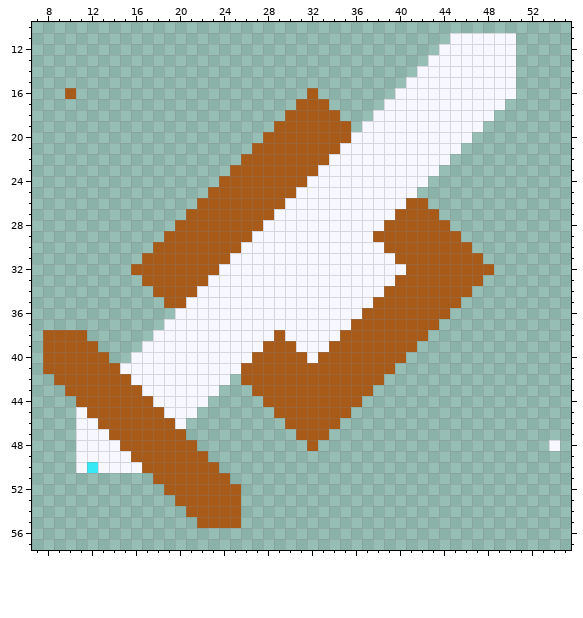
Two states of a pixel-art file, game/assets/source/original_procedural/impact_slash.aseprite. That is the earlier state.
64x64 pixels, 1 frame. Shown: x 7..55, y 10..57.
After the commit:
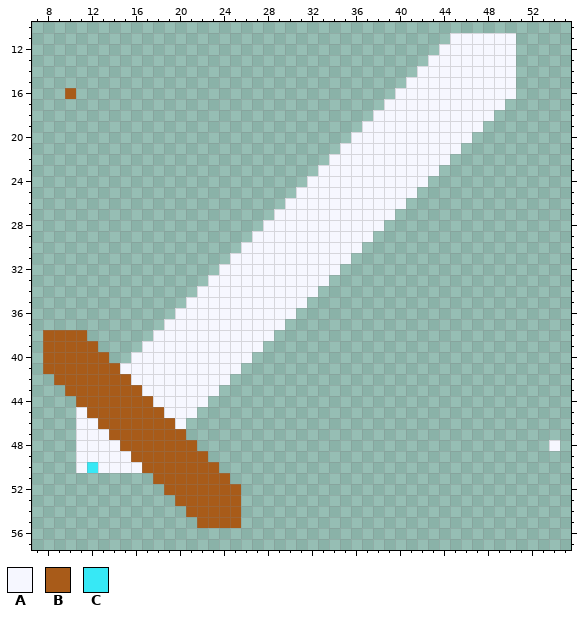
Palette (. is transparent): A #f6f7ff  B #a85b19  C #37e8f5
The exact change:
Colour A is removed in row 30 at x 37 to 38; in row 31 at x 36 to 39; in row 32 at x 35 to 40; in row 33 at x 34 to 39; in row 34 at x 33 to 38; in row 35 at x 32 to 37.
Colour A is removed in row 36 at x 31 to 36; in row 37 at x 30 to 35; in row 38 at x 30 to 34; in row 39 at x 31 to 33; in row 40 at x 32.
Colour B is removed in row 16 at x 32; in row 17 at x 31 to 33; in row 18 at x 30 to 34; in row 19 at x 29 to 35; in row 20 at x 28 to 35; in row 21 at x 27 to 34.
Colour B is removed in row 22 at x 26 to 33; in row 23 at x 25 to 32; in row 24 at x 24 to 31; in row 25 at x 23 to 30; in row 26 at x 22 to 29 and 41 to 42; in row 27 at x 21 to 28 and 40 to 43.
Colour B is removed in row 28 at x 20 to 27 and 39 to 44; in row 29 at x 19 to 26 and 38 to 45; in row 30 at x 18 to 25 and 39 to 46; in row 31 at x 17 to 24 and 40 to 47; in row 32 at x 16 to 23 and 41 to 48; in row 33 at x 17 to 22 and 40 to 47.
Colour B is removed in row 34 at x 18 to 21 and 39 to 46; in row 35 at x 19 to 20 and 38 to 45; in row 36 at x 37 to 44; in row 37 at x 36 to 43; in row 38 at x 29 and 35 to 42; in row 39 at x 28 to 30 and 34 to 41.
Colour B is removed in row 40 at x 27 to 31 and 33 to 40; in row 41 at x 26 to 39; in row 42 at x 26 to 38; in row 43 at x 27 to 37; in row 44 at x 28 to 36; in row 45 at x 29 to 35.
Colour B is removed in row 46 at x 30 to 34; in row 47 at x 31 to 33; in row 48 at x 32.
